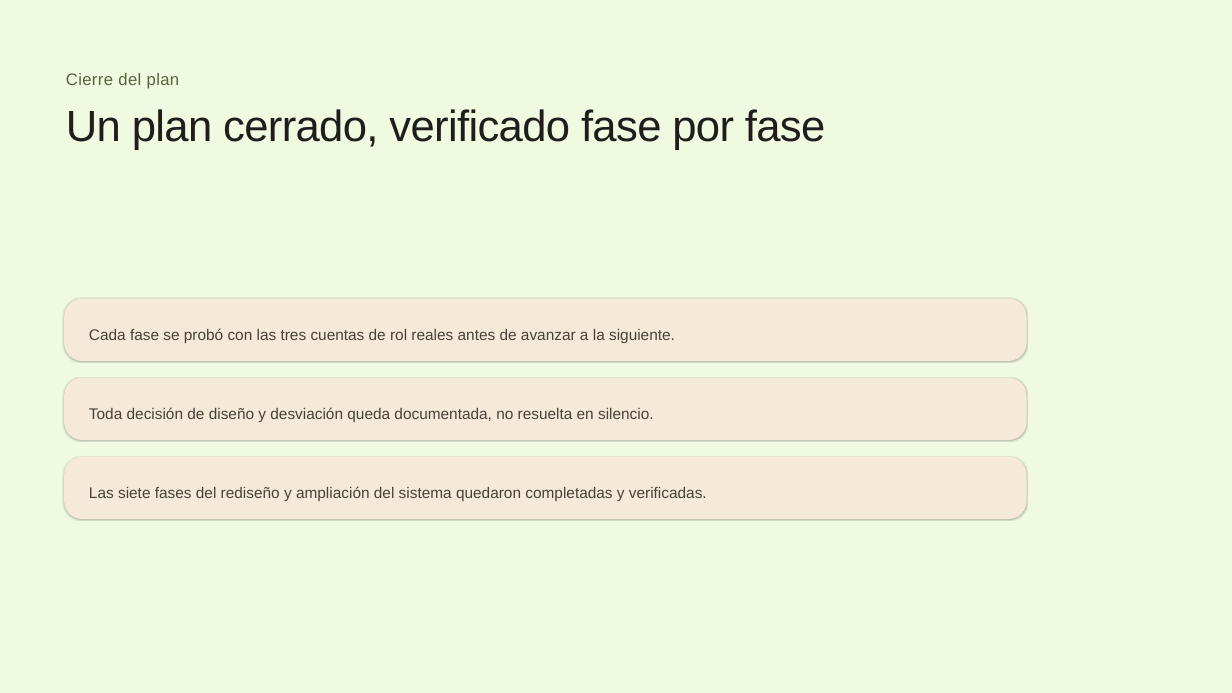
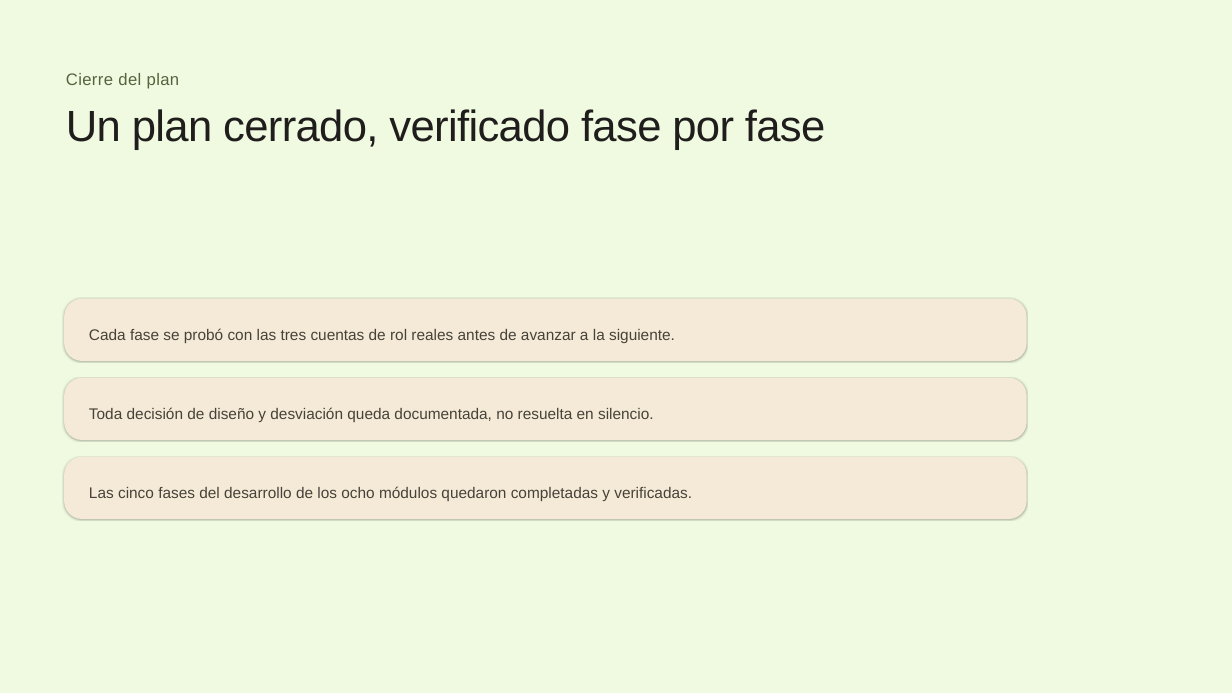
Before and after one commit to DarwinDevCode/Proyect-VetCare, a slide deck: slide 15 of Proyecto_VetCare__Desarrollo_y_metodolog_a.pptx. Drawn at 1232x693 pixels with LibreOffice and Linux fonts; fonts in the diff are those of the drawing. Boxes give left, top, right and bottom in pixels: in the first picture for what was removed or moved away, otherwise in the second. Text is boxed around its words. In the diff, an @@ line names an element or a change of style, - is before the commit and + after.

```diff
--- a/Proyecto_VetCare__Desarrollo_y_metodolog_a.pptx
+++ b/Proyecto_VetCare__Desarrollo_y_metodolog_a.pptx
@@ text at bbox=[89, 486, 692, 501]: text changed @@
-Las siete fases del rediseño y ampliación del sistema quedaron completadas y verificadas.
+Las cinco fases del desarrollo de los ocho módulos quedaron completadas y verificadas.
```
Also in this commit, not shown: 9 other slides changed, 1 slide added, 1 slide removed, 2 other files.
